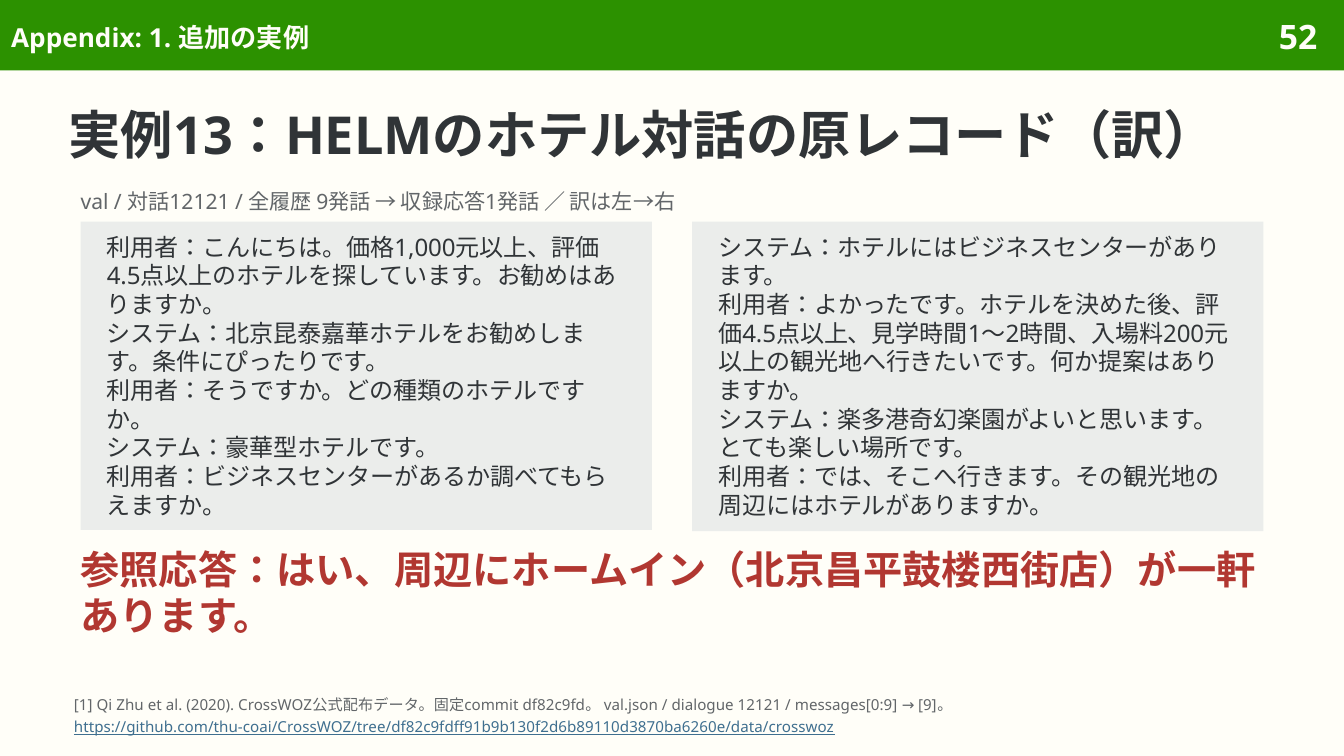
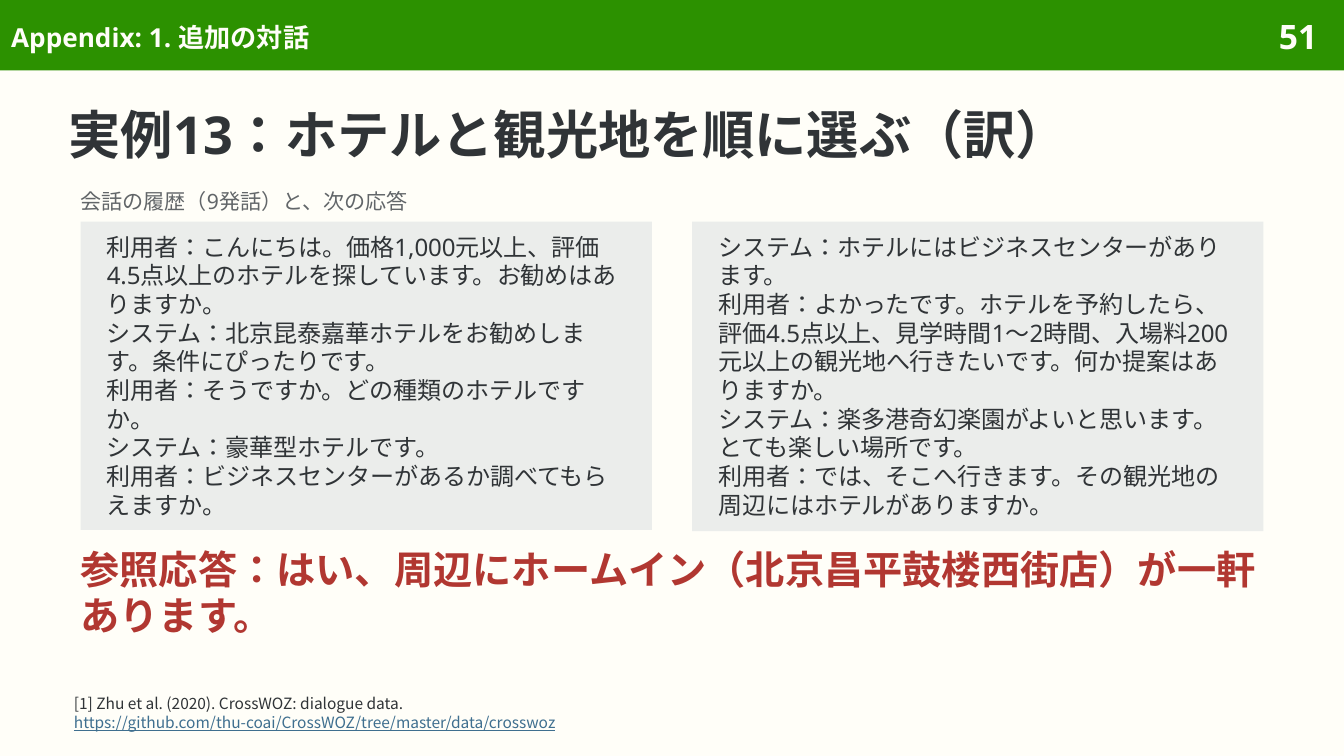
Before and after one commit to sasakiy84/datasets-in-10-minutes, a slide deck: slide 51 of slides/datasets-in-10-minutes-crosswoz.pptx (slide 52 before the commit). Drawn at 1344x756 pixels with LibreOffice and Linux fonts; fonts in the diff are those of the drawing. Boxes give left, top, right and bottom in pixels: in the first picture for what was removed or moved away, otherwise in the second. Text is boxed around its words. In the diff, an @@ line names an element or a change of style, - is before the commit and + after.

Commit message:
Revise CrossWOZ explanations around dialogue data and practical use

```diff
--- a/slides/datasets-in-10-minutes-crosswoz.pptx
+++ b/slides/datasets-in-10-minutes-crosswoz.pptx
@@ title at bbox=[11, 24, 309, 54]: text changed @@
-Appendix: 1. 追加の実例
+Appendix: 1. 追加の対話
@@ page number at bbox=[1279, 25, 1317, 50]: text changed @@
-52
+51
@@ title at bbox=[69, 109, 1068, 159]: text changed @@
-実例13：HELMのホテル対話の原レコード（訳）
+実例13：ホテルと観光地を順に選ぶ（訳）
@@ text at bbox=[81, 191, 408, 211]: text changed @@
-val / 対話12121 / 全履歴 9発話 → 収録応答1発話 ／ 訳は左→右
+会話の履歴（9発話）と、次の応答
@@ text in rectangle at bbox=[718, 292, 1228, 401]: text changed @@
-利用者：よかったです。ホテルを決めた後、評価4.5点以上、見学時間1～2時間、入場料200元以上の観光地へ行きたいです。何か提案はありますか。
+利用者：よかったです。ホテルを予約したら、評価4.5点以上、見学時間1～2時間、入場料200元以上の観光地へ行きたいです。何か提案はありますか。
@@ text at bbox=[74, 696, 555, 732]: text changed; size 8.1 to 8.3 pt; font Noto Sans to Noto Sans CJK JP @@
-[1] Qi Zhu et al. (2020). CrossWOZ公式配布データ。固定commit df82c9fd。 val.json / dialogue 12121 / messages[0:9] → [9]。
-https://github.com/thu-coai/CrossWOZ/tree/df82c9fdff91b9b130f2d6b89110d3870ba6260e/data/crosswoz
+[1] Zhu et al. (2020). CrossWOZ: dialogue data.
+https://github.com/thu-coai/CrossWOZ/tree/master/data/crosswoz
```
Also in this commit, not shown: 54 other slides changed, 3 slides removed, 35 other files.
